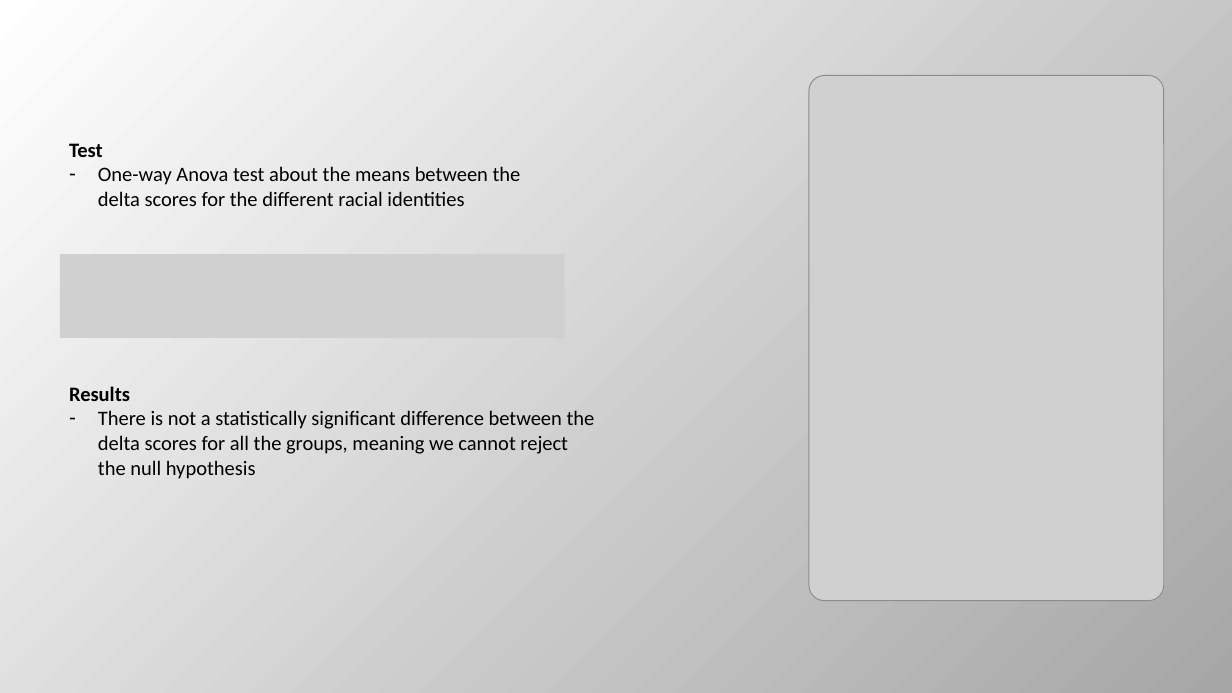
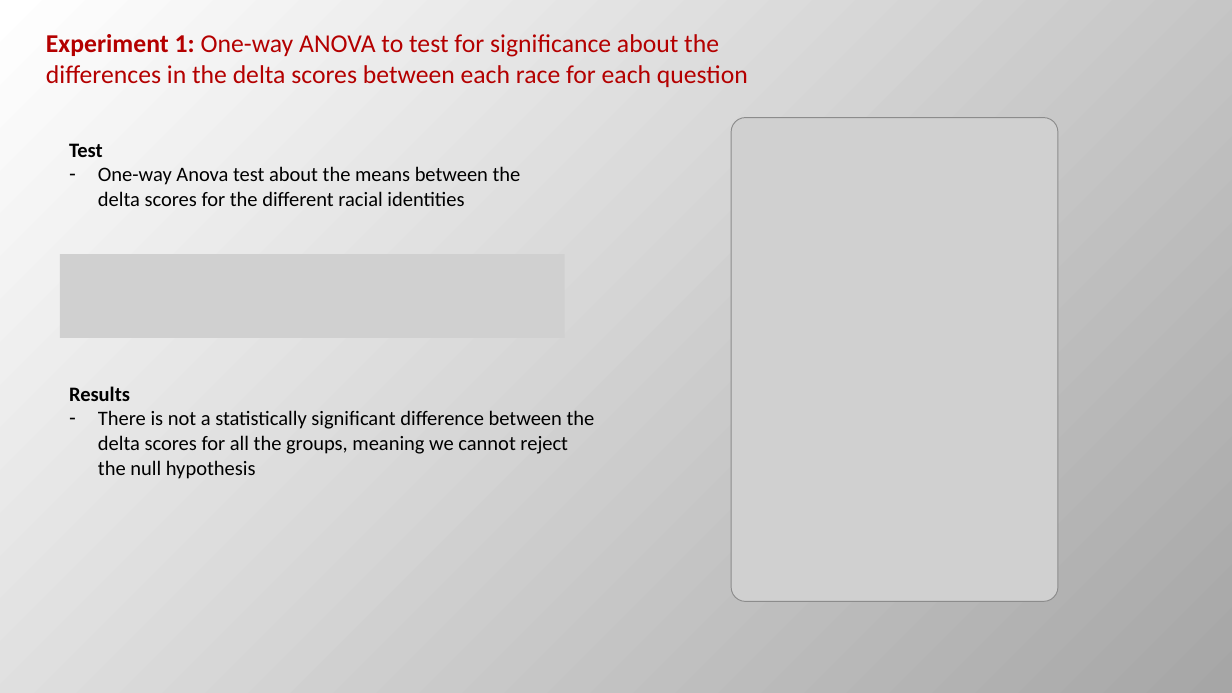
Before and after one commit to josh97ellis/omaha-girls-rock-analysis, a slide deck: slide 12 of deliverables/milestone_2/Final Presentation.pptx (slide 10 before the commit). Drawn at 1232x693 pixels with LibreOffice and Linux fonts; fonts in the diff are those of the drawing; grey boxes stand for pictures. Boxes give left, top, right and bottom in pixels: in the first picture for what was removed or moved away, otherwise in the second. Text is boxed around its words. In the diff, an @@ line names an element or a change of style, - is before the commit and + after.

```diff
--- a/deliverables/milestone_2/Final Presentation.pptx
+++ b/deliverables/milestone_2/Final Presentation.pptx
@@ text added at [46, 34, 748, 87], 20 pt, text #B40000 @@
+Experiment 1: One-way ANOVA to test for significance about the differences in the delta scores between each race for each question
@@ picture: place and size @@
-picture at [810, 76, 1165, 602]
+picture at [731, 117, 1058, 602]
```
Also in this commit, not shown: 7 other slides changed, 7 slides added, 5 slides removed, 3 other files.
